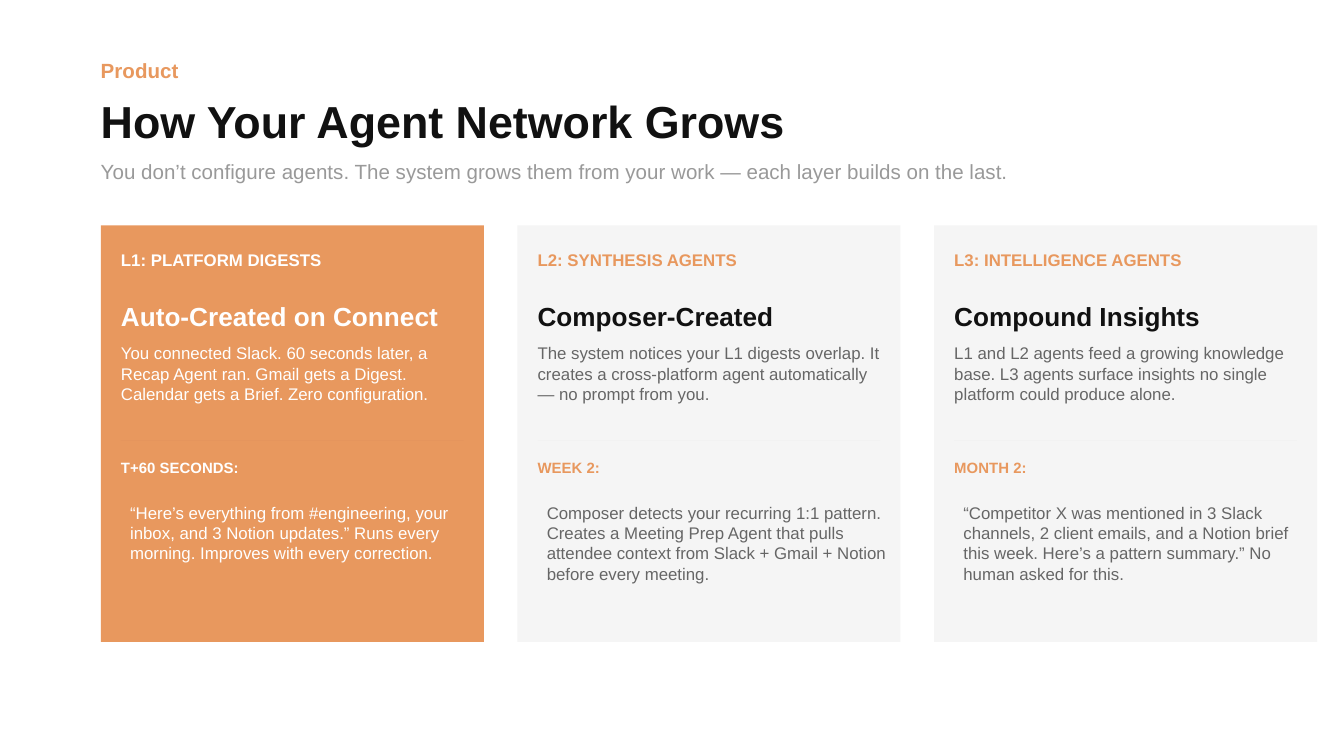
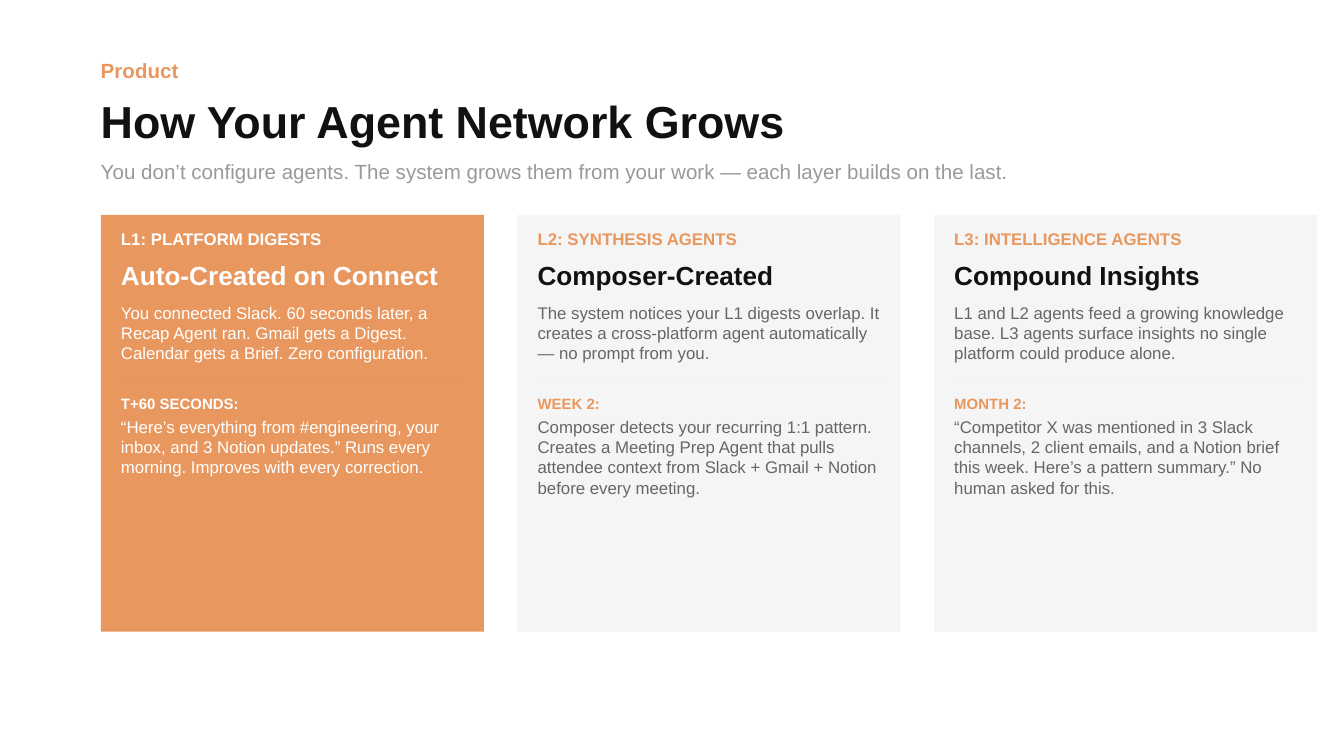
Before and after one commit to Kvkthecreator/yarnnnn, a slide deck: slide 8 of docs/working_docs/investors/IR Deck - yarnnn - March 2026 v2.pptx. Drawn at 1344x756 pixels with LibreOffice and Linux fonts; fonts in the diff are those of the drawing. Boxes give left, top, right and bottom in pixels: in the first picture for what was removed or moved away, otherwise in the second. Text is boxed around its words. In the diff, an @@ line names an element or a change of style, - is before the commit and + after.

```diff
--- a/docs/working_docs/investors/IR Deck - yarnnn - March 2026 v2.pptx
+++ b/docs/working_docs/investors/IR Deck - yarnnn - March 2026 v2.pptx
@@ 3 rectangles: place and size @@
-3 rectangles at [101,226,1317,642]
+3 rectangles at [101,215,1317,632]
@@ 3 texts: place and size @@
-3 texts at [121,254,1181,266]
+3 texts at [121,233,1181,245]
@@ 6 texts: place and size @@
-6 texts at [121,307,1284,404]
+6 texts at [121,266,1284,363]
@@ 3 texts, 3 rectangles: place and size @@
-3 texts, 3 rectangles at [121,441,1297,473]
+3 texts, 3 rectangles at [121,376,1297,409]
@@ 3 texts: place and size @@
-3 texts at [130,507,1289,584]
+3 texts at [121,421,1280,498]
```
Also in this commit, not shown: 6 other slides changed, 2 other files.
